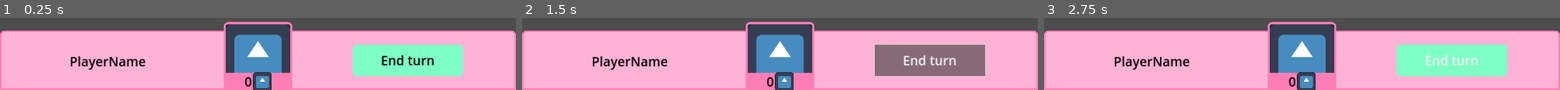
Above: before the commit, frames 1-3 (left to right).
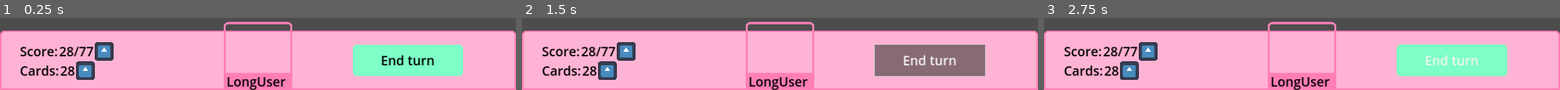
Above: after the commit, the same moments.

Repository: ElQDuck/guinea-piggies
Game: Godot game, scene res://scenes/player.tscn
Same seed, same stepped clock (60 frames per second), same inputs: the game is played once before the commit and once after it. This scene is started directly instead of the project's main scene. The engine's default icon, where the game draws it, is replaced by a stand-in: a white triangle on a blue panel in a dark square.
Inputs (mouse positions are in pixels of both pictures, inside the frame that each line leads up to):
- Up to frame 1 (0.25 s): no input
- Up to frame 2 (1.5 s): click (780, 56) at 0.5 s; click "End turn" at 1.25 s
- Up to frame 3 (2.75 s): click (1302, 56) at 2 s

The runs differ from the first frame. In frame 1, 13% of the frame differs, in the area x 3-57%, y 8-100%; in frame 2, 13%; in frame 3, 13%.

Commit message:
feat: minor changes

Diff:
--- a/scenes/player.tscn
+++ b/scenes/player.tscn
@@ -1,8 +1,9 @@
-[gd_scene load_steps=6 format=3 uid="uid://bkpglbq6yv1v0"]
-
+[gd_scene load_steps=8 format=3 uid="uid://bkpglbq6yv1v0"]
+
+[ext_resource type="Script" path="res://scripts/player.gd" id="1_dom8a"]
 [ext_resource type="Texture2D" uid="uid://b5fwknhuot5gb" path="res://assets/icon.svg" id="1_pdcv7"]
 
-[sub_resource type="StyleBoxFlat" id="StyleBoxFlat_xat8g"]
+[sub_resource type="StyleBoxFlat" id="StyleBoxFlat_oa5oh"]
 bg_color = Color(1, 0.701961, 0.831373, 1)
 border_width_left = 6
 border_width_top = 6
@@ -36,6 +37,9 @@
 corner_radius_bottom_right = 16
 corner_radius_bottom_left = 16
 
+[sub_resource type="StyleBoxFlat" id="StyleBoxFlat_j4x2e"]
+bg_color = Color(0.6, 0.6, 0.6, 0)
+
 [node name="Player" type="Control"]
 layout_mode = 3
 anchors_preset = 15
@@ -44,6 +48,10 @@
 grow_horizontal = 2
 grow_vertical = 2
 size_flags_vertical = 4
+script = ExtResource("1_dom8a")
+primary_color = Color(0.596078, 0.956863, 0.941176, 1)
+secondary_color = Color(0.00784314, 0.933333, 0.901961, 1)
+complementary_color = Color(0.933333, 0.00784314, 0.0392157, 1)
 
 [node name="Panel" type="Panel" parent="."]
 layout_mode = 1
@@ -87,7 +95,7 @@
 grow_vertical = 2
 theme_override_styles/panel = SubResource("StyleBoxFlat_1vq45")
 
-[node name="Score" type="Panel" parent="Panel/TextureButton"]
+[node name="Name" type="Panel" parent="Panel/TextureButton"]
 layout_mode = 1
 anchors_preset = 7
 anchor_left = 0.5
@@ -101,43 +109,19 @@
 grow_vertical = 0
 theme_override_styles/panel = SubResource("StyleBoxFlat_cbjsy")
 
-[node name="HBoxContainer" type="HBoxContainer" parent="Panel/TextureButton/Score"]
-layout_mode = 1
-anchors_preset = 13
-anchor_left = 0.5
-anchor_right = 0.5
-anchor_bottom = 1.0
-offset_left = -49.0
-offset_right = 49.0
-grow_horizontal = 2
-grow_vertical = 2
-
-[node name="Label" type="Label" parent="Panel/TextureButton/Score/HBoxContainer"]
-layout_mode = 2
-size_flags_horizontal = 8
-theme_override_colors/font_color = Color(0, 0, 0, 1)
-text = "0
-"
-
-[node name="Icon" type="TextureRect" parent="Panel/TextureButton/Score/HBoxContainer"]
-layout_mode = 2
-size_flags_horizontal = 0
-texture = ExtResource("1_pdcv7")
-expand_mode = 3
-stretch_mode = 4
-
-[node name="NameLabel" type="Label" parent="Panel"]
-layout_mode = 1
-anchors_preset = 4
-anchor_top = 0.5
-anchor_bottom = 0.5
-offset_left = 259.0
-offset_top = -29.0
-offset_right = 545.0
-offset_bottom = 38.0
-grow_vertical = 2
-theme_override_colors/font_color = Color(0, 0, 0, 1)
-text = "PlayerName"
+[node name="Label" type="Label" parent="Panel/TextureButton/Name"]
+layout_mode = 1
+anchors_preset = 15
+anchor_right = 1.0
+anchor_bottom = 1.0
+grow_horizontal = 2
+grow_vertical = 2
+theme_override_colors/font_color = Color(0, 0, 0, 1)
+text = "LongUser Name"
+horizontal_alignment = 1
+vertical_alignment = 1
+clip_text = true
+text_overrun_behavior = 1
 
 [node name="Button" type="Button" parent="Panel"]
 layout_mode = 1
@@ -155,3 +139,77 @@
 theme_override_colors/font_color = Color(0, 0, 0, 1)
 theme_override_styles/normal = SubResource("StyleBoxFlat_0652s")
 text = "End turn"
+
+[node name="Panel" type="Panel" parent="Panel"]
+layout_mode = 1
+anchors_preset = 4
+anchor_top = 0.5
+anchor_bottom = 0.5
+offset_left = 57.0
+offset_top = -86.0
+offset_right = 439.0
+offset_bottom = 91.0
+grow_vertical = 2
+theme_override_styles/panel = SubResource("StyleBoxFlat_j4x2e")
+
+[node name="VBoxContainer" type="VBoxContainer" parent="Panel/Panel"]
+layout_mode = 1
+anchors_preset = 8
+anchor_left = 0.5
+anchor_top = 0.5
+anchor_right = 0.5
+anchor_bottom = 0.5
+offset_left = -137.0
+offset_top = -69.0
+offset_right = 137.0
+offset_bottom = 69.0
+grow_horizontal = 2
+grow_vertical = 2
+
+[node name="HBoxContainer" type="HBoxContainer" parent="Panel/Panel/VBoxContainer"]
+layout_mode = 2
+
+[node name="Label" type="Label" parent="Panel/Panel/VBoxContainer/HBoxContainer"]
+layout_mode = 2
+size_flags_horizontal = 8
+theme_override_colors/font_color = Color(0, 0, 0, 1)
+text = "Score:
+"
+
+[node name="Label2" type="Label" parent="Panel/Panel/VBoxContainer/HBoxContainer"]
+layout_mode = 2
+size_flags_horizontal = 8
+theme_override_colors/font_color = Color(0, 0, 0, 1)
+text = "28/77
+"
+
+[node name="Icon" type="TextureRect" parent="Panel/Panel/VBoxContainer/HBoxContainer"]
+layout_mode = 2
+size_flags_horizontal = 0
+texture = ExtResource("1_pdcv7")
+expand_mode = 3
+stretch_mode = 4
+
+[node name="HBoxContainer2" type="HBoxContainer" parent="Panel/Panel/VBoxContainer"]
+layout_mode = 2
+
+[node name="Label" type="Label" parent="Panel/Panel/VBoxContainer/HBoxContainer2"]
+layout_mode = 2
+size_flags_horizontal = 8
+theme_override_colors/font_color = Color(0, 0, 0, 1)
+text = "Cards:
+"
+
+[node name="Label2" type="Label" parent="Panel/Panel/VBoxContainer/HBoxContainer2"]
+layout_mode = 2
+size_flags_horizontal = 8
+theme_override_colors/font_color = Color(0, 0, 0, 1)
+text = "28
+"
+
+[node name="Icon" type="TextureRect" parent="Panel/Panel/VBoxContainer/HBoxContainer2"]
+layout_mode = 2
+size_flags_horizontal = 0
+texture = ExtResource("1_pdcv7")
+expand_mode = 3
+stretch_mode = 4
--- a/scripts/SelectDiceButton.gd
+++ b/scripts/SelectDiceButton.gd
@@ -32,7 +32,7 @@
 			Dice2.disabled = false
 			Dice3.disabled = false
 
-
+# TODo: use button_group instead
 func _on__toggled_1(toggled_on):
 	if toggled_on:
 		Dice2.set_pressed_no_signal(false)
--- /dev/null
+++ b/scripts/player.gd
@@ -0,0 +1,18 @@
+extends Control
+
+@export var player_name: String
+@export var profile_image: Texture2D
+@export var cards_in_hand: Array[String]
+var score: int
+@export_color_no_alpha var primary_color: Color
+@export_color_no_alpha var secondary_color: Color
+@export_color_no_alpha var complementary_color: Color
+
+
+# Called when the node enters the scene tree for the first time.
+func _ready():
+	$Panel/TextureButton/ProfileImage.texture = profile_image
+
+# Called every frame. 'delta' is the elapsed time since the previous frame.
+func _process(delta):
+	pass
Not shown: 1 places in scenes/player.tscn that only renumber resources
